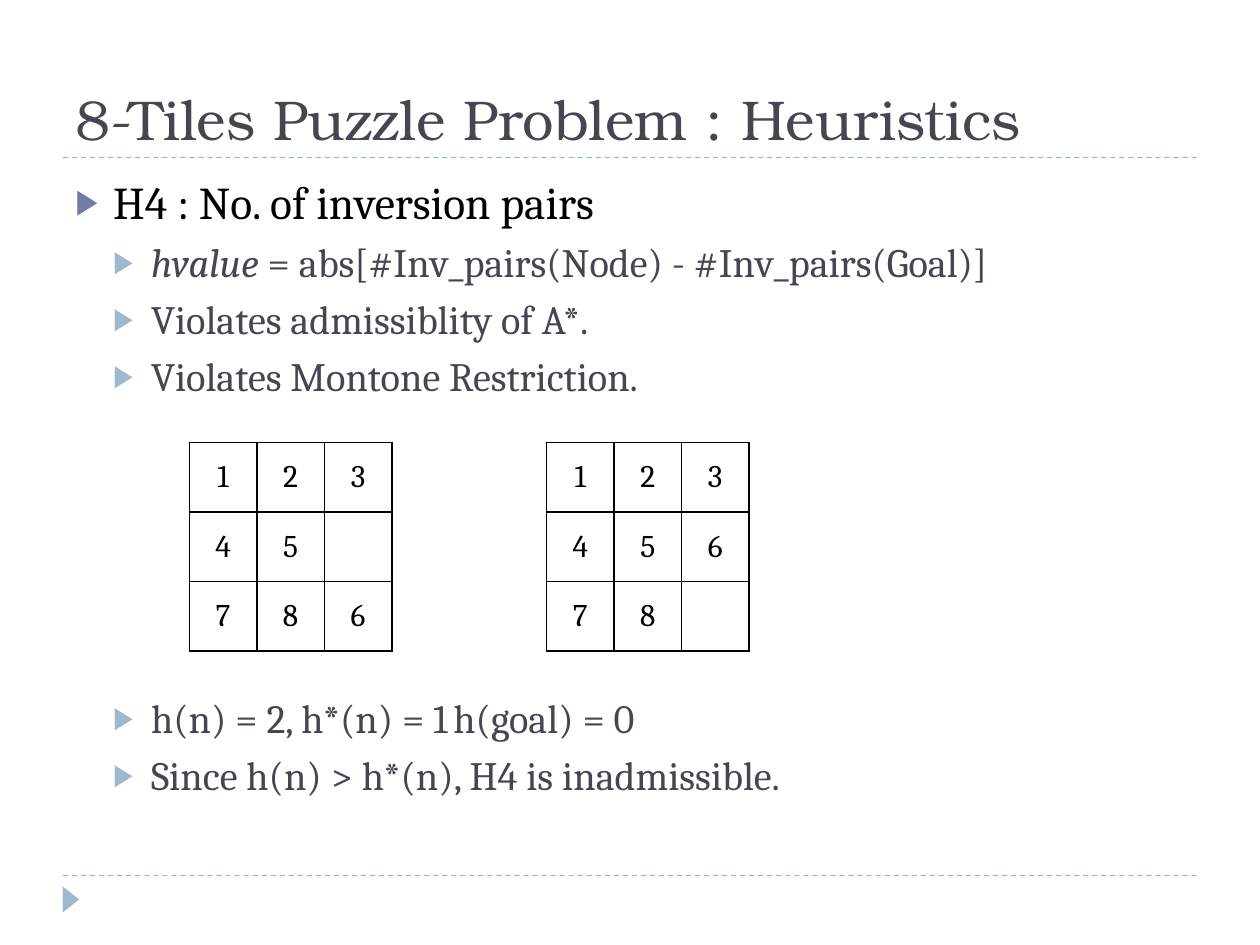
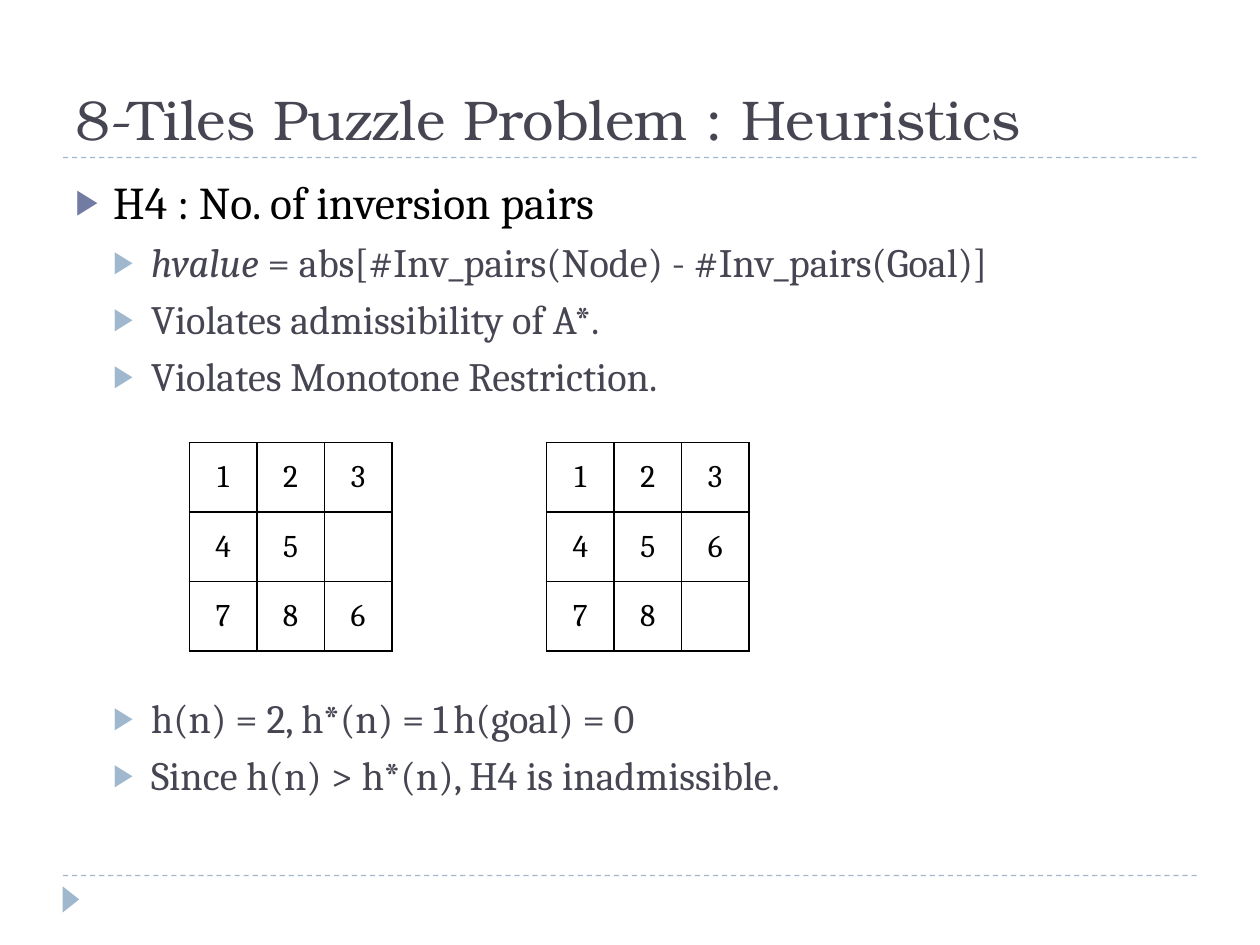
Before and after one commit to mayank127/AILab, a slide deck: slide 11 of slides/Astar.pptx (slide 10 before the commit). Drawn at 1260x945 pixels with LibreOffice and Linux fonts; fonts in the diff are those of the drawing. Boxes give left, top, right and bottom in pixels: in the first picture for what was removed or moved away, otherwise in the second. Text is boxed around its words. In the diff, an @@ line names an element or a change of style, - is before the commit and + after.

```diff
--- a/slides/Astar.pptx
+++ b/slides/Astar.pptx
@@ text at <box>151,305,657,392</box>: text changed @@
-  ▶ Violates admissiblity of A*.
-  ▶ Violates Montone Restriction.
+  ▶ Violates admissibility of A*.
+  ▶ Violates Monotone Restriction.
```
Also in this commit, not shown: 3 other slides changed, 9 slides added, 2 slides removed.
